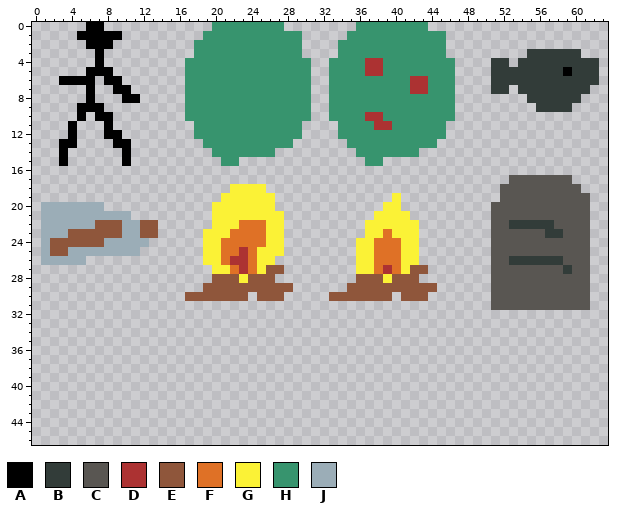
Pixel-art file, stored at Assets/textures/game_objects.ase. This is how it looked before the edit.
64x64 pixels, 1 frame. Shown: x 0..63, y 0..46.
Palette (. is transparent): A #000000  B #323c39  C #595652  D #ac3232  E #8f563b  F #df7126  G #fbf236  H #37946e  J #9badb7
Pixels before (only the part around the change), first column x 0:
32 ................
33 ................
34 ................
35 ................
36 ................
37 ................
38 ................
39 ................
40 ................
41 ................
42 ................
43 ................
44 ................
45 ................
46 ................
The result:
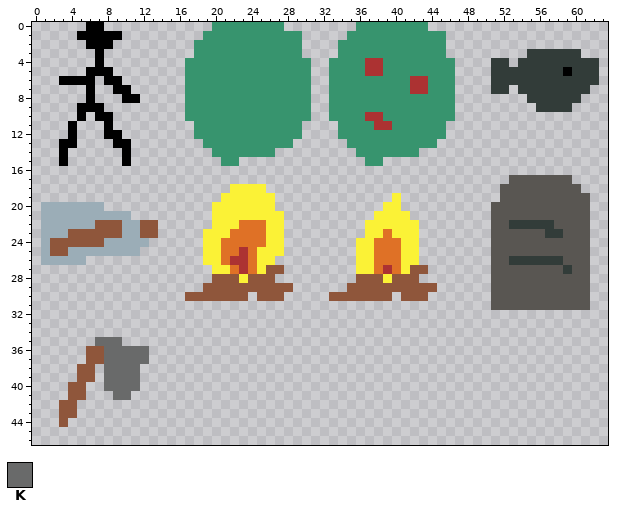
Colours new in this view: K #696a6a
Change:
y 35: x 7..9 ... -> KKK
y 36..37: x 6..12 ....... -> EEKKKKK
y 38..39: x 5..6 .. -> EE; x 8..11 .... -> KKKK
y 40: x 4..5 .. -> EE; x 8..11 .... -> KKKK
y 41: x 4..5 .. -> EE; x 9..10 .. -> KK
y 42..43: x 3..4 .. -> EE
y 44: x 3 . -> E
Where, in picture pixels (left, top, right, bottom), the same in both pictures:
added: (59, 337, 149, 427)
